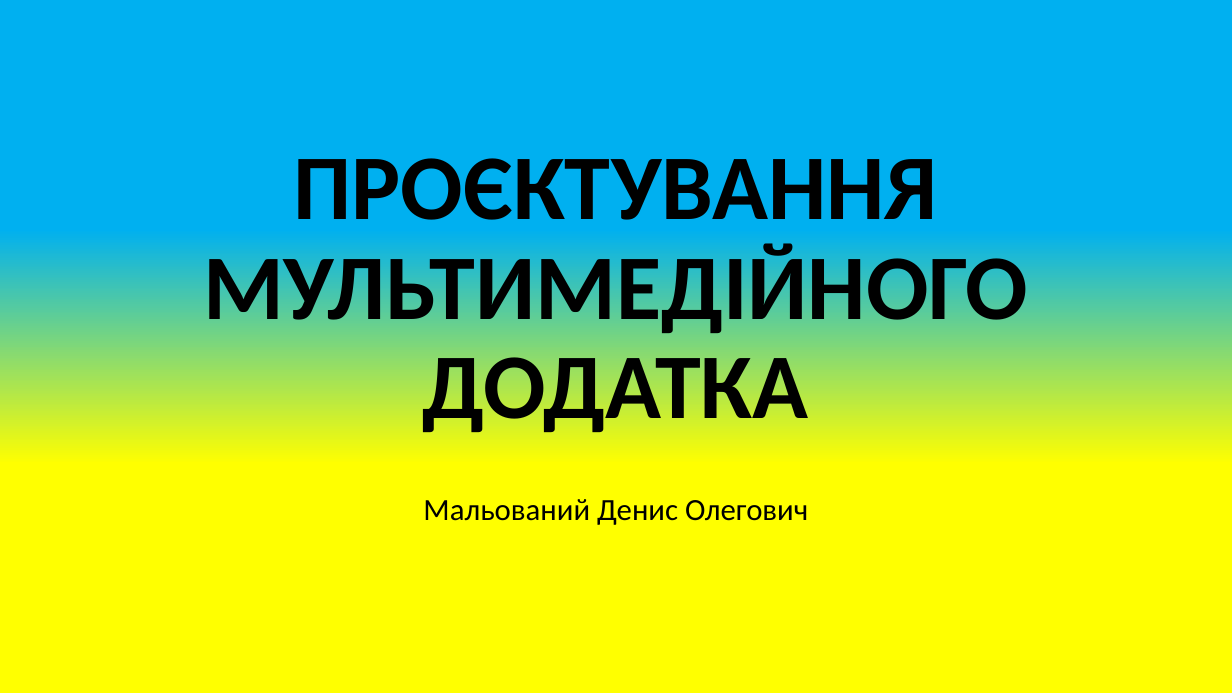
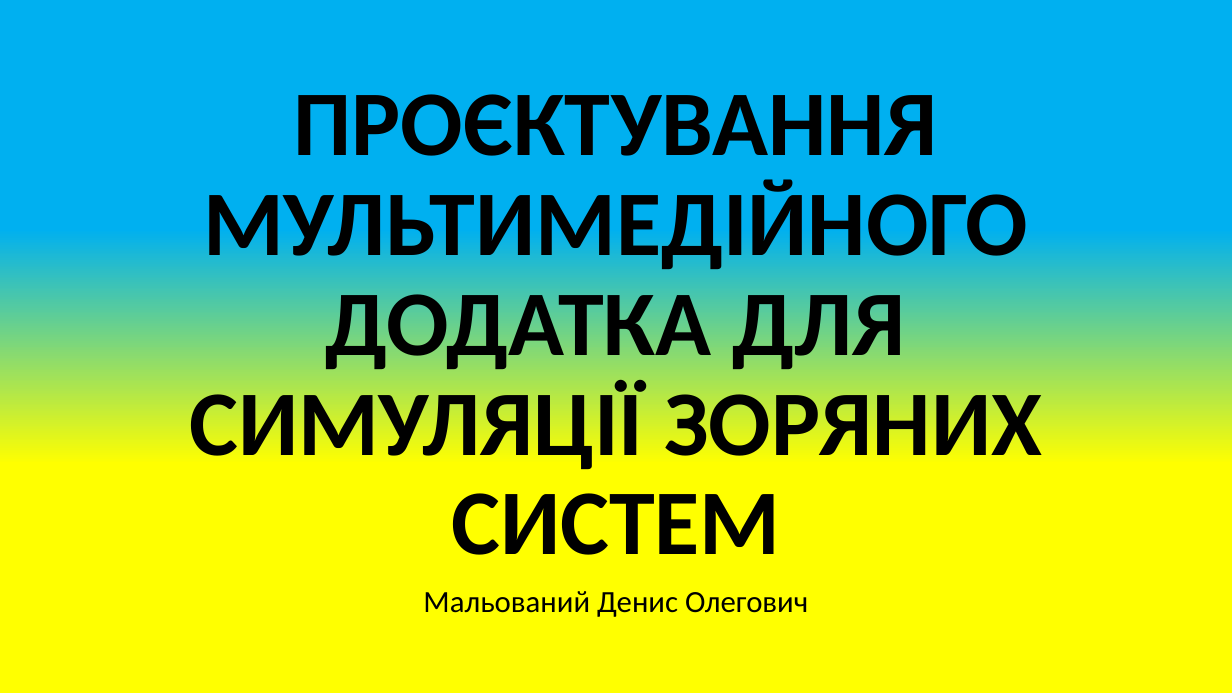
Before and after one commit to maldenol/spacepioneers, a slide deck: slide 1 of МАНУ2020.pptx. Drawn at 1232x693 pixels with LibreOffice and Linux fonts; fonts in the diff are those of the drawing. Boxes give left, top, right and bottom in pixels: in the first picture for what was removed or moved away, otherwise in the second. Text is boxed around its words. In the diff, an @@ line names an element or a change of style, - is before the commit and + after.

```diff
--- a/МАНУ2020.pptx
+++ b/МАНУ2020.pptx
@@ title at (189, 94, 1042, 555): text changed @@
-ПРОЄКТУВАННЯ МУЛЬТИМЕДІЙНОГО ДОДАТКА
+ПРОЄКТУВАННЯ МУЛЬТИМЕДІЙНОГО ДОДАТКА ДЛЯ СИМУЛЯЦІЇ ЗОРЯНИХ СИСТЕМ
@@ subtitle "Мальований Денис Олегович": place and size @@
-subtitle "Мальований Денис Олегович" at (423, 499, 808, 525)
+subtitle "Мальований Денис Олегович" at (423, 591, 808, 617)
```
Also in this commit, not shown: 11 other slides changed, 1 other file.
